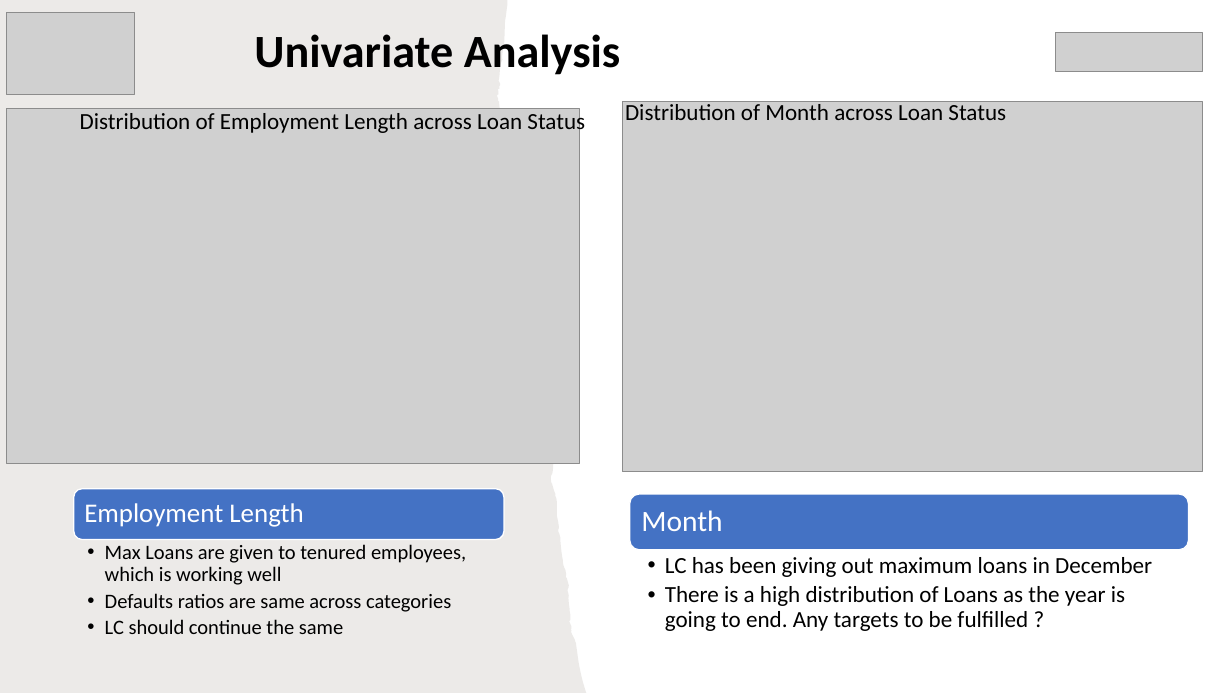
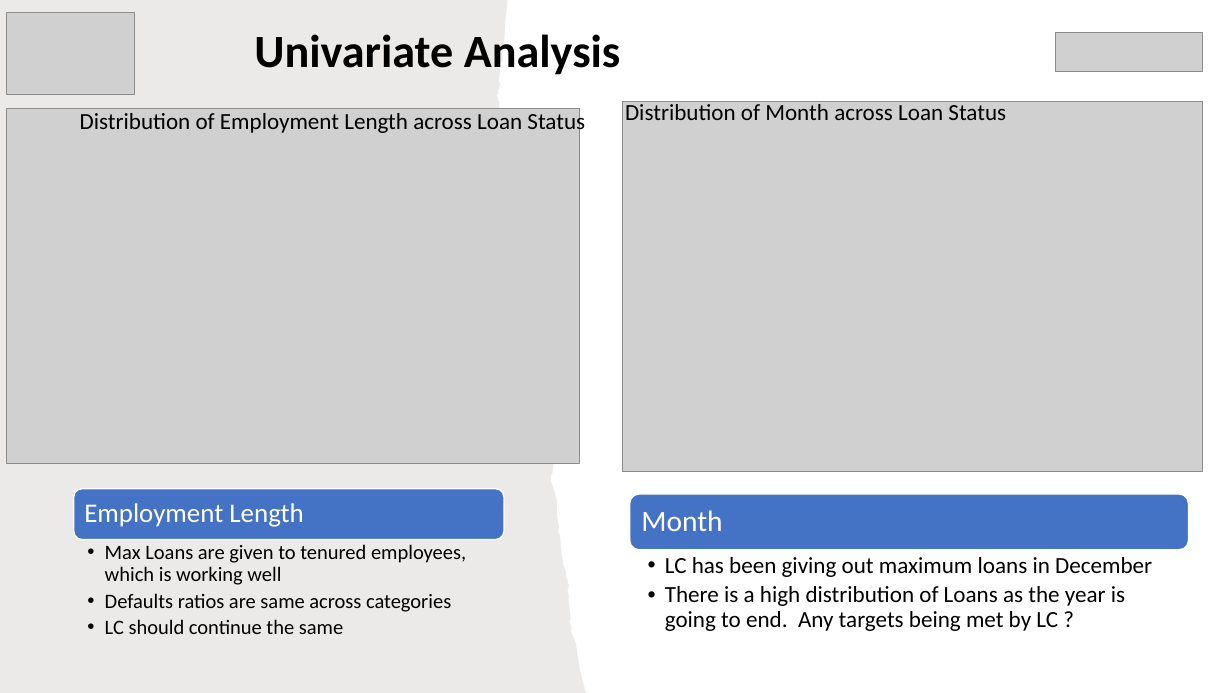
Before and after one commit to rramchan12/Lending-Club-EDA-CaseStudy, a slide deck: slide 20 of LendingClubCaseStudy.pptx (slide 12 before the commit). Drawn at 1232x693 pixels with LibreOffice and Linux fonts; fonts in the diff are those of the drawing; grey boxes stand for pictures; background and template pictures are left out. Boxes give left, top, right and bottom in pixels: in the first picture for what was removed or moved away, otherwise in the second. Text is boxed around its words. In the diff, an @@ line names an element or a change of style, - is before the commit and + after.

Commit message:
Added more variables analysis to the notebook and made changes to the PPT

```diff
--- a/LendingClubCaseStudy.pptx
+++ b/LendingClubCaseStudy.pptx
@@ text at (x1=665, y1=586, x2=1125, y2=631): text changed @@
-  • There is a high distribution of Loans as the year is going to end. Any targets to be fulfilled ?
+  • There is a high distribution of Loans as the year is going to end. Any targets being met by LC ?
```
Also in this commit, not shown: 4 other slides changed, 8 slides added, 1 other file.
